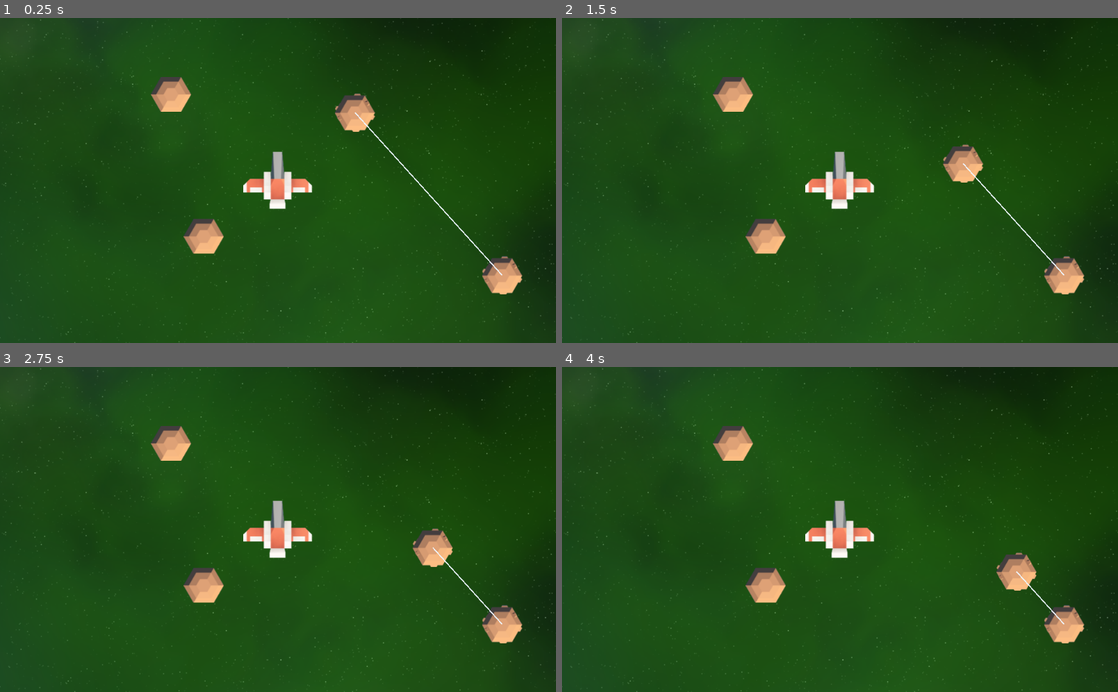
Above: before the commit, frames 1-4 (two rows, left to right).
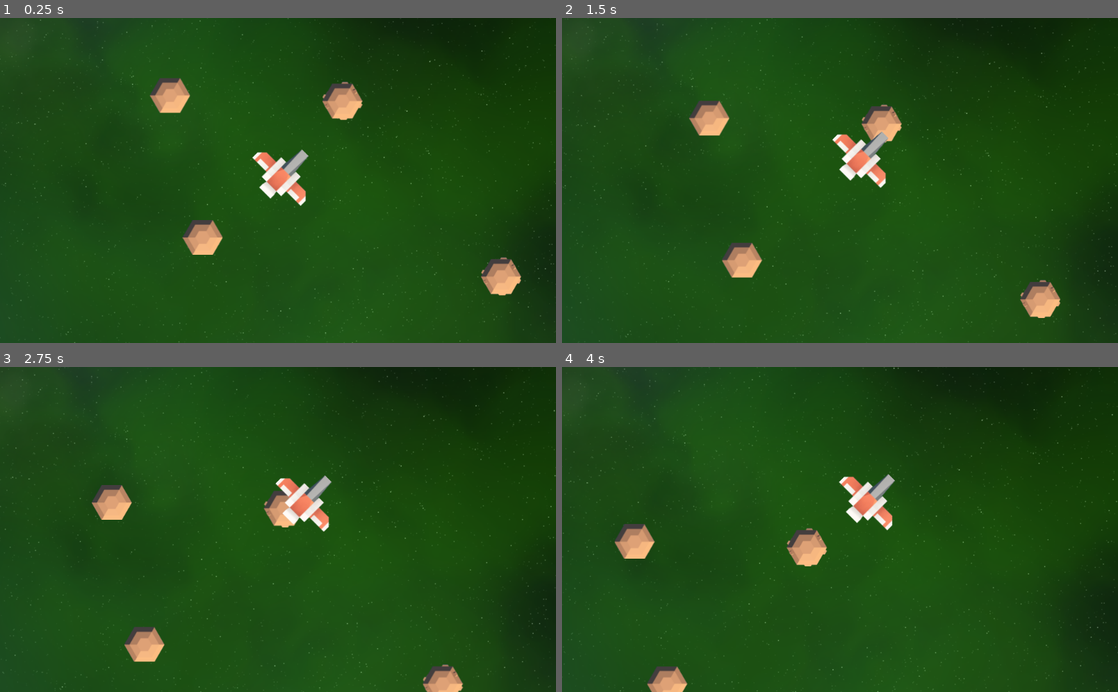
Above: after the commit, the same moments.

Repository: andrebq/SpaceExplorer2D
Game: Godot game, scene res://Root.tscn
The game is run twice, just before and just after one commit, with the same random seed, the same clock (stepped at 60 frames per second) and the same inputs.
Inputs (mouse positions are in pixels of both pictures, inside the frame that each line leads up to):
- Up to frame 1 (0.25 s): no input
- Up to frame 2 (1.5 s): move the mouse to (962, 164) at 0.52 s; hold Right (Right) 0.53-1.28 s; click (962, 164) at 0.6 s; move the mouse to (728, 196) at 1.27 s; hold Down (Backward) from 1.28 s (still down); click (728, 196) at 1.35 s
- Up to frame 3 (2.75 s): move the mouse to (333, 458) at 2.02 s; release Down (Backward) at 2.03 s; hold Right (Right) from 2.03 s (still down); click (333, 458) at 2.1 s
- Up to frame 4 (4 s): move the mouse to (812, 594) at 2.77 s; release Right (Right) at 2.78 s; hold Up (Forward) 2.78-3.53 s; click (812, 594) at 2.85 s; move the mouse to (1006, 578) at 3.52 s; hold Left (Left) from 3.53 s (still down); click (1006, 578) at 3.6 s

The runs differ from the first frame. In frame 1, 2.8% of the frame differs, in the area x 26-94%, y 18-91%; in frame 2, 7.0%, in the area x 0-100%, y 0-100%; in frame 3, 6.6%; in frame 4, 6.3%.

Commit message:
Use ObjectTracker2D to control camera tracking

Diff:
--- a/Modules/ObjectTracker2D.gd
+++ b/Modules/ObjectTracker2D.gd
@@ -14,10 +14,12 @@
 func set_tracker(value):
 	tracker = value
 	update()
+	update_nodes()
 
 func set_target(value):
 	target = value
 	update()
+	update_nodes()
 
 var tracker_node:Node2D
 var target_node:Node2D
@@ -30,7 +32,7 @@
 	set_physics_process(active)
 
 func update_nodes():
-	if active and is_inside_tree():
+	if active and is_inside_tree() and tracker and target:
 		tracker_node = get_node(tracker)
 		target_node = get_node(target)
 
@@ -55,7 +57,7 @@
 		tracker_node.global_position = lerp(tracker_node.global_position, target_node.global_position, position_step * delta)
 
 func _draw():
-	if is_tracking():
+	if is_tracking() and (debug or Engine.is_editor_hint()):
 		var local_t = get_global_transform()
 
 		draw_line(local_t.xform_inv(tracker_node.global_position), local_t.xform_inv(target_node.global_position), Color.aliceblue, 2)
--- a/PlayableSpacecraft.gd
+++ b/PlayableSpacecraft.gd
@@ -1,32 +1,14 @@
-extends Area2D
+extends KinematicBody2D
 
-
-export var starting_point: NodePath
-export var look_to: NodePath setget set_look_to
 export var debug: bool
 
 export var velocity:Vector2 = Vector2.ZERO
 export(float, 0, 1, 0.01) var drag_coeficient:float = 0
 
-var heading: Vector2
-
-func set_look_to(value):
-	look_to = value
-	look_to_node = null
-
-var look_to_node:Node2D = null
-
 # Called when the node enters the scene tree for the first time.
 func _ready():
-	if starting_point:
-		self.global_position = (get_node(starting_point) as Node2D).global_position
+	pass
 
 func _physics_process(delta):
-	refresh_nodes()
-
-	if look_to_node:
-		pass
-
-func refresh_nodes():
-	if not look_to_node and look_to:
-		look_to_node = get_node(look_to) as Node2D
+	var _collision = move_and_collide(velocity, true)
+	rotation = velocity.angle() + PI/2
--- a/PlayableSpacecraft.tscn
+++ b/PlayableSpacecraft.tscn
@@ -10,7 +10,7 @@
 [sub_resource type="RectangleShape2D" id=2]
 extents = Vector2( 59.6537, 14.2855 )
 
-[node name="PlayableSpacecraft" type="Area2D"]
+[node name="PlayableSpacecraft" type="KinematicBody2D"]
 script = ExtResource( 2 )
 
 [node name="spacecraft" type="Sprite" parent="."]
--- a/PlayerOne.gd
+++ b/PlayerOne.gd
@@ -6,20 +6,7 @@
 	set_physics_process(true)
 
 func _physics_process(delta):
-	velocity = Vector2.ZERO
-	if Input.is_action_pressed("Forward"):
-		velocity = Vector2.UP * 10
-	elif Input.is_action_pressed("Backward"):
-		velocity = Vector2.DOWN * 10
-
-	if Input.is_action_pressed("Left"):
-		velocity = velocity + Vector2.LEFT * 10
-	elif Input.is_action_pressed("Right"):
-		velocity = velocity + Vector2.RIGHT * 10
-
-	if velocity != Vector2.ZERO:
-		update_position(delta)
+	pass
 
 func update_position(delta:float):
-	print("update pos")
-	$TargetPosition.global_position = $PlayableSpacecraft.global_position + velocity
+	pass
--- a/Root.tscn
+++ b/Root.tscn
@@ -53,9 +53,8 @@
 script = ExtResource( 11 )
 
 [node name="PlayableSpacecraft" parent="PlayerOne" instance=ExtResource( 1 )]
-starting_point = NodePath("../../Camera2D")
-look_to = NodePath("../TargetPosition")
 debug = true
+velocity = Vector2( 1, -1 )
 
 [node name="LocalCoordinates" type="Node2D" parent="PlayerOne/PlayableSpacecraft"]
 visible = false
@@ -66,8 +65,7 @@
 
 [node name="ObjectTracker2D" type="Node2D" parent="."]
 script = ExtResource( 6 )
-tracker = NodePath("../meteorFull")
-target = NodePath("../meteorFull2")
+tracker = NodePath("../Camera2D")
+target = NodePath("../PlayerOne/PlayableSpacecraft")
 active = true
-debug = true
-position_step = 0.3
+position_step = 0.99
